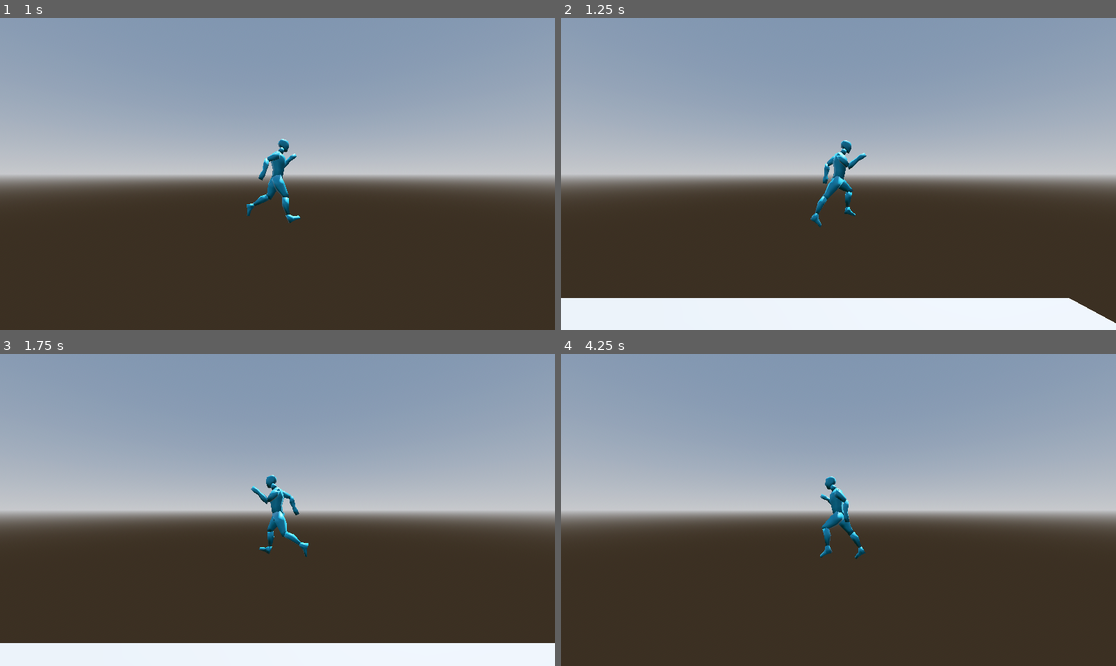
Above: before the commit, frames 1-4 (two rows, left to right).
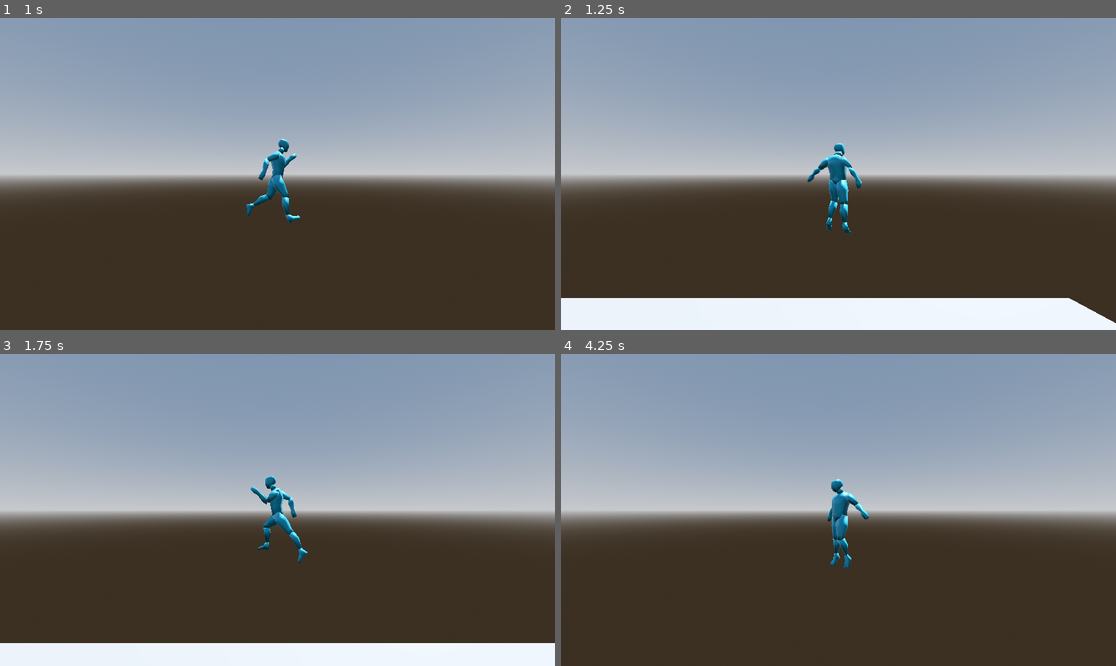
Above: after the commit, the same moments.

Repository: MeiirimZh/burning_forest_prototype
Game: Godot game, scene res://levels/world.tscn
Same seed, same stepped clock (60 frames per second), same inputs: the game is played once before the commit and once after it. The project has no main scene, so this scene is started directly.
Inputs:
- Up to frame 1 (1 s): hold D (right) from 0.53 s (still down); tap J (jump) at 0.6, 0.77 s
- Up to frame 2 (1.25 s): keep holding D (right); tap J (jump) at 1.07 s
- Up to frame 3 (1.75 s): release D (right) at 1.28 s; hold A (left) from 1.28 s (still down); tap J (jump) at 1.35, 1.52 s
- Up to frame 4 (4.25 s): tap J (jump) at 1.82, 2.1, 2.85, 3.02, 3.32, 3.6, 3.77, 4.07 s; release A (left) at 2.03 s; hold D (right) 2.03-3.53 s; hold A (left) from 3.53 s (still down)

Frame 1 is identical in both runs. In frame 2, 1.1% of the frame differs, in the area x 44-56%, y 39-70%; in frame 3, 0.7%; in frame 4, 1.1%, in the area x 46-56%, y 39-69%.

Commit message:
Fixed a front jump animation

Diff:
--- a/scripts/spirit.gd
+++ b/scripts/spirit.gd
@@ -11,6 +11,8 @@
 
 # Variables
 @export var state := "r_idle"
+var is_jumping := false
+var last_direction = "r"
 
 # Rotate the mesh and play an animation
 func rotate_and_play(angle, animation):
@@ -20,6 +22,7 @@
 func _physics_process(_delta) -> void:
 	var direction = 0
 
+	# Check the state and play the corresponding animation
 	if state == "r_idle":
 		rotate_and_play(0, "idle")
 	elif state == "l_idle":
@@ -30,14 +33,20 @@
 		rotate_and_play(92.5, "run")
 	elif state == "front_jump":
 		animation_player.play("jump_front")
+	elif state == "front_fall":
+		animation_player.play("fall_front")
 
+	# Running
 	if Input.is_action_pressed("left"):
 		direction = -1
 		state = "l_run"
+		last_direction = "l"
 	elif Input.is_action_pressed("right"):
 		direction = 1
 		state = "r_run"
+		last_direction = "r"
 
+	# Reset the state to idle after a movement
 	if Input.is_action_just_released("left"):
 		state = "l_idle"
 	elif Input.is_action_just_released("right"):
@@ -47,9 +56,19 @@
 
 	if not is_on_floor():
 		velocity.y -= gravity * _delta
+		if velocity.y < 0 and is_jumping:
+			state = "front_fall"
+	else:
+		if is_jumping:
+			is_jumping = false
+			if last_direction == "r":
+				state = "r_idle"
+			else:
+				state = "l_idle"
 
 	if Input.is_action_just_pressed("jump") and is_on_floor():
 		velocity.y = jump_force
+		is_jumping = true
 		if velocity.x == 0:
 			state = "front_jump"
 
